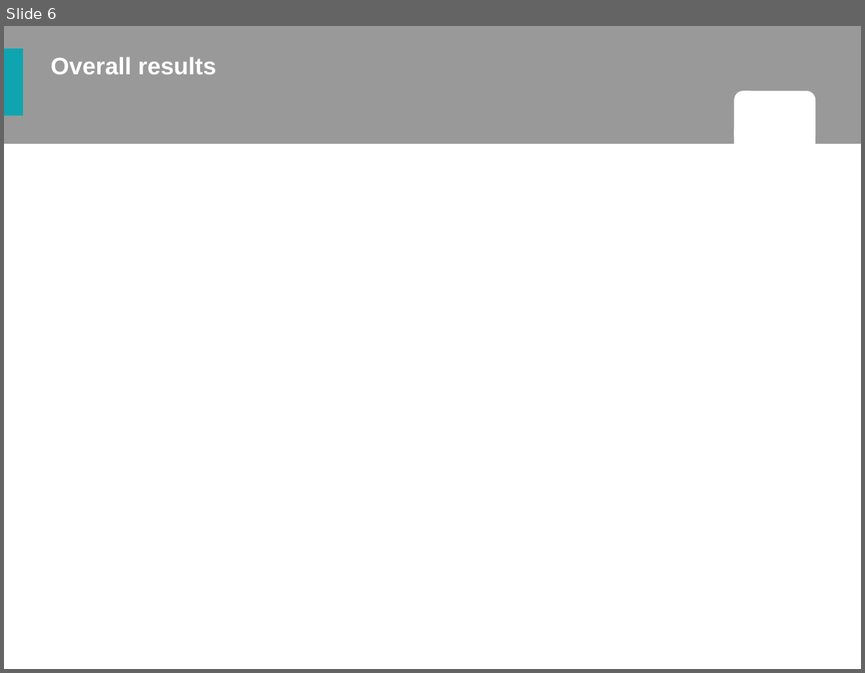
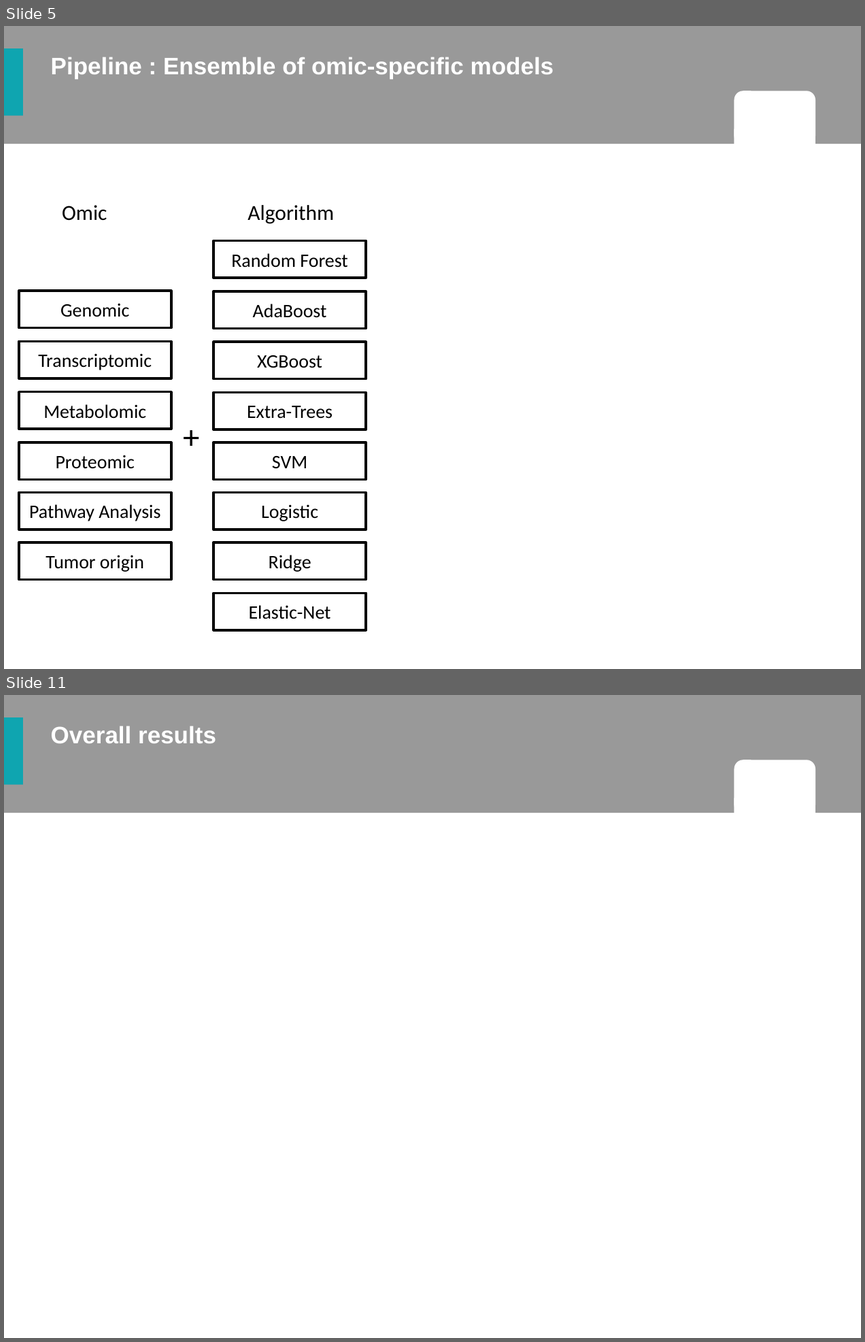
Before and after one commit to sysbiolux/DeepOncoAI, a slide deck: 20220919_10xNestedRedo/202210_Talk_ICSB_DeLandtsheer.pptx. Shown one above the other, each under a label of ours: slide 6 before the commit, slides 5 and 11 after it; the slides between them are not shown. The pictures are 865x673 and 865x1342 pixels, drawn with LibreOffice and Linux fonts; fonts in the diff are those of the drawing; background and template pictures are left out. Boxes give left, top, right and bottom in pixels: in the first picture for what was removed or moved away, otherwise in the second. Text is boxed around its words. In the diff, an @@ line names an element or a change of style, - is before the commit and + after.

```diff
--- a/20220919_10xNestedRedo/202210_Talk_ICSB_DeLandtsheer.pptx
+++ b/20220919_10xNestedRedo/202210_Talk_ICSB_DeLandtsheer.pptx
@@ slide 5 added at [4, 26, 861, 669], background #FFFFFF; not listed: 4 template elements that a slide beside it also shows @@
@@ title added at [51, 57, 554, 79], 20 pt, text #FFFFFF, bold @@
+Pipeline : Ensemble of omic-specific models
@@ text added at [62, 205, 334, 224], 18 pt, text #000000 @@
+Omic Algorithm
@@ rectangle added at [214, 240, 366, 277], fill #FFFFFF, outline #000000 2 pt, 16 pt, text #000000 @@
+Random Forest
@@ rectangle added at [18, 291, 171, 328], fill #FFFFFF, outline #000000 2 pt, 16 pt, text #000000 @@
+Genomic
@@ rectangle added at [214, 291, 366, 328], fill #FFFFFF, outline #000000 2 pt, 16 pt, text #000000 @@
+AdaBoost
@@ rectangle added at [18, 342, 171, 378], fill #FFFFFF, outline #000000 2 pt, 16 pt, text #000000 @@
+Transcriptomic
@@ rectangle added at [214, 342, 366, 378], fill #FFFFFF, outline #000000 2 pt, 16 pt, text #000000 @@
+XGBoost
@@ rectangle added at [18, 392, 171, 429], fill #FFFFFF, outline #000000 2 pt, 16 pt, text #000000 @@
+Metabolomic
@@ rectangle added at [214, 392, 366, 429], fill #FFFFFF, outline #000000 2 pt, 16 pt, text #000000 @@
+Extra-Trees
@@ text added at [175, 412, 205, 461], 28 pt, text #000000 @@
++
@@ rectangle added at [18, 442, 171, 480], fill #FFFFFF, outline #000000 2 pt, 16 pt, text #000000 @@
+Proteomic
@@ rectangle added at [214, 442, 366, 480], fill #FFFFFF, outline #000000 2 pt, 16 pt, text #000000 @@
+SVM
@@ rectangle added at [18, 492, 171, 529], fill #FFFFFF, outline #000000 2 pt, 16 pt, text #000000 @@
+Pathway Analysis
@@ rectangle added at [214, 492, 366, 529], fill #FFFFFF, outline #000000 2 pt, 16 pt, text #000000 @@
+Logistic
@@ rectangle added at [18, 542, 171, 579], fill #FFFFFF, outline #000000 2 pt, 16 pt, text #000000 @@
+Tumor origin
@@ rectangle added at [214, 542, 366, 579], fill #FFFFFF, outline #000000 2 pt, 16 pt, text #000000 @@
+Ridge
@@ rectangle added at [214, 592, 366, 629], fill #FFFFFF, outline #000000 2 pt, 16 pt, text #000000 @@
+Elastic-Net
@@ what was slide 6 is now slide 11 @@
```
Also in this commit, not shown: 5 slides changed, 8 other slides added, 4 slides removed, 3 other files.
